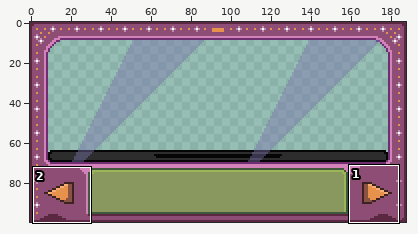
Pixel-art file: assets/images/ui/carousel/discs.aseprite. Above, an overview of the earlier version with the close-up marked.
Close-up. First the earlier version:
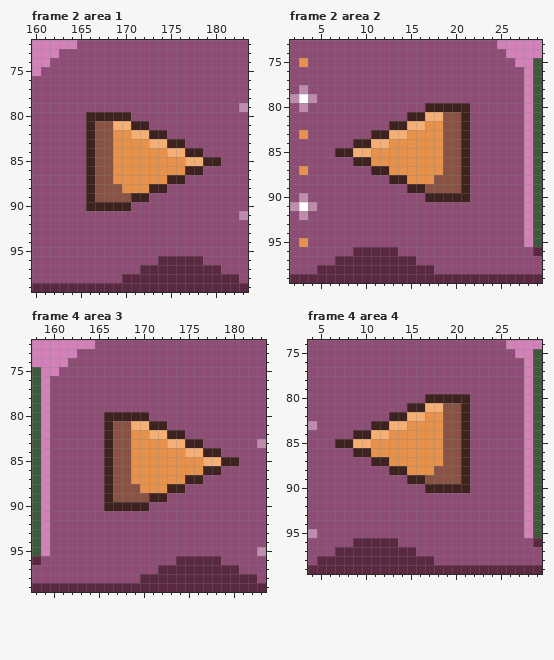
188x100 pixels, 30 frames. Colours within 5 levels of each other are drawn and written as one. Shown: frame 2 area 1: x 160..183, y 72..99; frame 2 area 2: x 2..29, y 73..99; frame 4 area 3: x 158..183, y 72..99; frame 4 area 4: x 4..29, y 74..99. The commit also changed other frames or places, which this record leaves out.
After the commit:
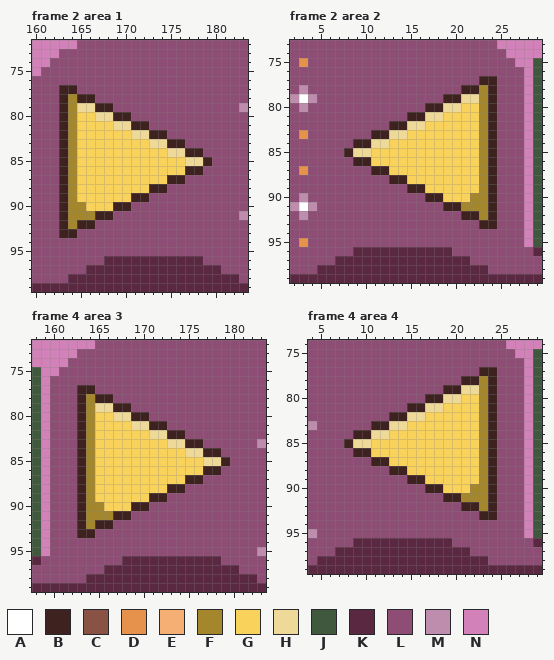
Palette (. is transparent): A #ffffff  B #3e221f  C #885245  D #e7924c  E #f5ae73  F #a4872d  G #f8d25b  H #eed998  J #40593e  K #5b2841  L #8e4d74  M #be8cac  N #d281b9
What changed:
layer "Layer 6" now shown
layer "Layer 12" now shown
Changed rows in their new state; - is an unchanged pixel.
Frame 2 area 1, layers "Layer 14", "Layer 13":
first column x 163:
 77 BB----------------
 78 BFBB--------------
 79 BFHHBB------------
 80 BFGGHH------------
 81 BFGGGGHH----------
 82 BFGGGGGGHH--------
 83 BFGGGGGGGGHH------
 84 BFGGGGGGGGGGHH----
 85 BFGGGGGGGGGGGGHH-L
 86 BFGGGGGGGGGGGG----
 87 BFGGGGGGGGGG------
 88 BFGGGGGGGG--------
 89 BFGGGGGG----------
 90 BFFGGG------------
 91 BFFFBB------------
 92 BFBB--------------
 93 BB----------------
 96 -----KKKKKK-------
 97 ---KKKKKK---------
 98 -KKKKKK-----------
Frame 2 area 2, layers "Layer 14", "Layer 13":
first column x 7:
 77 ----------------BB
 78 --------------BBFB
 79 ------------BBHHFB
 80 ------------HHGGFB
 81 ----------HHGGGGFB
 82 --------HHGGGGGGFB
 83 ------HHGGGGGGGGFB
 84 ----HHGGGGGGGGGGFB
 85 L-HHGGGGGGGGGGGGFB
 86 ----GGGGGGGGGGGGFB
 87 ------GGGGGGGGGGFB
 88 --------GGGGGGGGFB
 89 ----------GGGGGGFB
 90 ------------GGGFFB
 91 ------------BBFFFB
 92 --------------BBFB
 93 ----------------BB
 96 -------KKKKKK-----
 97 ---------KKKKKK---
 98 -----------KKKKKK-
Frame 4 area 3, layers "Layer 14", "Layer 13": the same change as frame 2 area 1
Frame 4 area 4, layers "Layer 14", "Layer 13": the same change as frame 2 area 2
